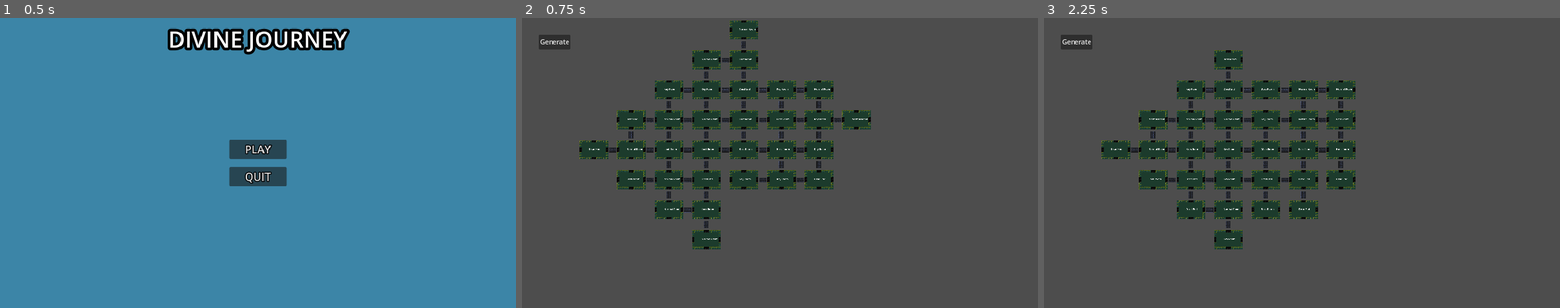
Above: before the commit, frames 1-3 (left to right).
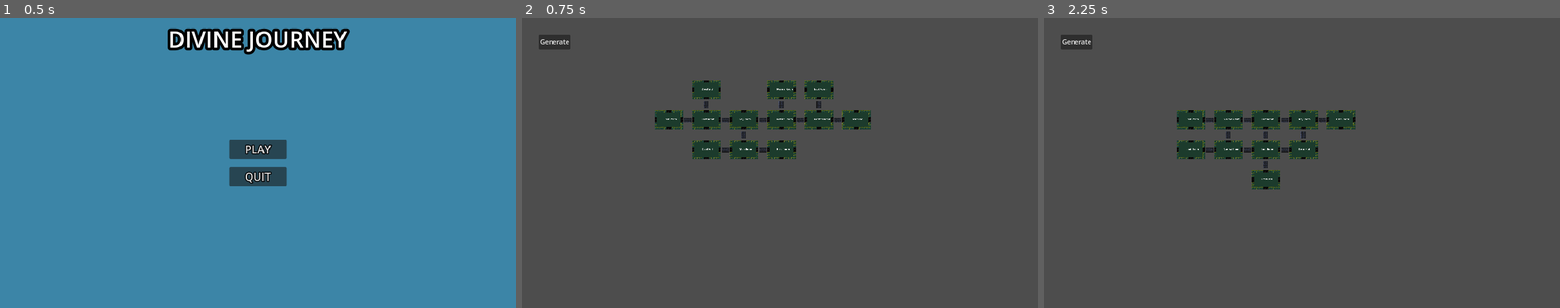
Above: after the commit, the same moments.

Repository: JoanMaceo02/Divine-Journey
Game: Godot game, scene res://Scenes/main_menu.tscn
Two runs of this game, one before a commit and one after it. Both use one fixed random seed, a clock stepped at 60 frames per second and the inputs below.
Inputs:
- Up to frame 1 (0.5 s): no input
- Up to frame 2 (0.75 s): click "PLAY" at 0.5 s
- Up to frame 3 (2.25 s): click "Generate" at 1.25 s; click "PLAY" at 2 s

Frame 1 is identical in both runs. In frame 2, 7.7% of the frame differs, in the area x 11-67%, y 0-80%; in frame 3, 8.0%, in the area x 11-61%, y 11-80%.

Commit message:
Commit mejora de Dungeon Generation
Este commit mejora la generación de la mazmorra cumpliendo con los criterios de aceptación puestos.

Diff:
--- a/Scenes/mainScene.tscn
+++ b/Scenes/mainScene.tscn
@@ -1,7 +1,7 @@
 [gd_scene load_steps=3 format=3 uid="uid://cgqgg6t4ox8pe"]
 
 [ext_resource type="PackedScene" uid="uid://be2yfq5ii3qsm" path="res://Scenes/player.tscn" id="1_dnvml"]
-[ext_resource type="PackedScene" uid="uid://y7p4w15dofc2" path="res://Scenes/dungeon_generation.tscn" id="3_vrhpr"]
+[ext_resource type="PackedScene" uid="uid://dunrh74sgdmov" path="res://Scenes/enemy.tscn" id="2_mrk6r"]
 
 [node name="World" type="Node2D"]
 
@@ -9,4 +9,7 @@
 z_index = 1
 position = Vector2(584, 320)
 
-[node name="Dungeon" parent="." instance=ExtResource("3_vrhpr")]
+[node name="enemy" parent="." instance=ExtResource("2_mrk6r")]
+
+[node name="enemy2" parent="." instance=ExtResource("2_mrk6r")]
+position = Vector2(1160, 0)
--- a/Scenes/test_dungeon_generation.tscn
+++ b/Scenes/test_dungeon_generation.tscn
@@ -1,25 +1,10 @@
 [gd_scene load_steps=3 format=3 uid="uid://boqpg0o721jw6"]
 
 [ext_resource type="PackedScene" uid="uid://y7p4w15dofc2" path="res://Scenes/dungeon_generation.tscn" id="1_btik2"]
-
-[sub_resource type="GDScript" id="GDScript_03e36"]
-script/source = "extends Node2D
-
-@onready var generate_button = $Generate
-
-
-func _ready():
-	generate_button.button_down.connect(_on_generate_pressed)
-
-
-
-func _on_generate_pressed():
-	var menu = load(\"res://Scenes/main_menu.tscn\")
-	get_tree().change_scene_to_packed(menu)
-"
+[ext_resource type="Script" path="res://Scripts/test_dungeon_generation.gd" id="1_g8ekr"]
 
 [node name="Node2D" type="Node2D"]
-script = SubResource("GDScript_03e36")
+script = ExtResource("1_g8ekr")
 
 [node name="Dungeon" parent="." instance=ExtResource("1_btik2")]
 
--- a/Scripts/dungeon_generation.gd
+++ b/Scripts/dungeon_generation.gd
@@ -4,14 +4,18 @@
 @onready var room = preload("res://Scenes/room.tscn")
 @onready var room_connection = preload("res://Scenes/connection.tscn")
 
-var min_number_rooms = 30
-var max_number_rooms = 40
+var min_number_rooms = 10
+var max_number_rooms = 10
+
 # List of the rooms of the dungeon
 @export var dungeon = []
+var isBossRoomPlaced = false
+var isKeyRoomPlaced = false
 
 
 func _ready():
 	generate_dungeon(randi_range(-1000, 1000))
+	load_map()
 
 func generate_dungeon(dungeon_seed):
 	seed(dungeon_seed)
@@ -24,62 +28,37 @@
 
 	for i in dungeon:
 		if dungeon_size > 0:
-			if not i.is_room_checked:
+			if not i.is_room_checked and i.room_type != "Dead End" and i.room_type != "Boss Room":
 				i.is_room_checked = true
 				var directions = select_directions()
 				for x in directions:
 					var new_room = null
 					if x == 1: # Up
 						if i.connected_rooms[Vector2(0,1)] == null and i.room_connections < 3:
-							new_room = create_new_room()
+							new_room = create_new_room(dungeon_size)
 							connect_rooms(i, new_room, x)
 							dungeon.append(new_room)
 							dungeon_size -= 1
 					elif x == 2: # Right
 						if i.connected_rooms[Vector2(1,0)] == null and i.room_connections < 3:
-							new_room = create_new_room()
+							new_room = create_new_room(dungeon_size)
 							connect_rooms(i, new_room, x)
 							dungeon.append(new_room)
 							dungeon_size -= 1
 					elif x == 3: # Down
 						if i.connected_rooms[Vector2(0,-1)] == null and i.room_connections < 3:
-							new_room = create_new_room()
+							new_room = create_new_room(dungeon_size)
 							connect_rooms(i, new_room, x)
 							dungeon.append(new_room)
 							dungeon_size -= 1
 					elif x == 4: # Left
 						if i.connected_rooms[Vector2(-1,0)] == null and i.room_connections < 3:
-							new_room = create_new_room()
+							new_room = create_new_room(dungeon_size)
 							connect_rooms(i, new_room, x)
 							dungeon.append(new_room)
 							dungeon_size -= 1
 
 
-	for i in dungeon:
-		if not i.is_room_placed:
-			i.is_room_placed = true
-			add_child(i)
-		for x in i.connected_rooms.keys():
-			var room_to_place = i.connected_rooms[x]
-			if room_to_place != null:
-				if not room_to_place.is_room_placed:
-					add_child(room_to_place)
-					room_to_place.global_position += x * 250 + i.global_position
-					var new_connection = room_connection.instantiate()
-					add_child(new_connection)
-					new_connection.global_position = x * 200 + i.global_position
-					if x == Vector2(1,0):
-						new_connection.global_position += Vector2(-3,50)
-					elif x == Vector2(-1, 0):
-						new_connection.global_position += Vector2(147,50)
-					elif x == Vector2(0,1):
-						new_connection.rotation_degrees = 90
-						new_connection.global_position += Vector2(110,-60)
-						room_to_place.global_position += Vector2(0, -50)
-					elif x == Vector2(0,-1):
-						new_connection.rotation_degrees = 90
-						new_connection.global_position += Vector2(110,140)
-						room_to_place.global_position += Vector2(0, 50)
 
 func connect_rooms(room1, room2, direction):
 	if direction == 1: # Up
@@ -113,11 +92,71 @@
 
 
 # This function creates a room
-func create_new_room():
+func create_new_room(dungeon_size):
 	var room_types = ["Normal Room", "Loot Room", "Boss Room", "Key Room", "Dead End"]
+	# We checked if there is already a Loot Room or a Boss Room
+	if isBossRoomPlaced:
+		var bossRoomIndex = room_types.find("Boss Room")
+		# Find returns -1 if element not in list
+		if bossRoomIndex != -1:
+			room_types.remove_at(bossRoomIndex)
+
+	if isKeyRoomPlaced:
+		var keyRoomIndex = room_types.find("Key Room")
+		# Find returns -1 if element not in list
+		if keyRoomIndex != -1:
+			room_types.remove_at(keyRoomIndex)
+
 	var new_room = room.instantiate()
 
-	var type_index = randi_range(0, room_types.size() - 1)
-	new_room.room_type = room_types[type_index]
+	# Check to guarantee that there is a Boss Room and a Key Room
+	if dungeon_size == 2 and not isBossRoomPlaced and not isKeyRoomPlaced:
+		room_types = ["Boss Room", "Key Room"]
+		var type_index = randi_range(0, room_types.size() - 1)
+		new_room.room_type = room_types[type_index]
+		room_types.remove_at(type_index)
+	elif dungeon_size == 1 and not isBossRoomPlaced:
+		new_room.room_type = "Boss Room"
+		isBossRoomPlaced = true
+	elif dungeon_size == 1 and not isKeyRoomPlaced:
+		new_room.room_type = "Key Room"
+		isKeyRoomPlaced = true
+	else:
+		var type_index = randi_range(0, room_types.size() - 1)
+		if room_types[type_index] == "Boss Room" and not isBossRoomPlaced:
+			isBossRoomPlaced = true
+
+		if room_types[type_index] == "Key Room" and not isKeyRoomPlaced:
+			isKeyRoomPlaced = true
+		new_room.room_type = room_types[type_index]
 
 	return new_room
+
+
+# Fucntion to show the map
+func load_map():
+	for i in dungeon:
+		if not i.is_room_placed:
+			i.is_room_placed = true
+			add_child(i)
+		for x in i.connected_rooms.keys():
+			var room_to_place = i.connected_rooms[x]
+			if room_to_place != null:
+				if not room_to_place.is_room_placed:
+					add_child(room_to_place)
+					room_to_place.global_position += x * 250 + i.global_position
+					var new_connection = room_connection.instantiate()
+					add_child(new_connection)
+					new_connection.global_position = x * 200 + i.global_position
+					if x == Vector2(1,0):
+						new_connection.global_position += Vector2(-3,50)
+					elif x == Vector2(-1, 0):
+						new_connection.global_position += Vector2(147,50)
+					elif x == Vector2(0,1):
+						new_connection.rotation_degrees = 90
+						new_connection.global_position += Vector2(110,-60)
+						room_to_place.global_position += Vector2(0, -50)
+					elif x == Vector2(0,-1):
+						new_connection.rotation_degrees = 90
+						new_connection.global_position += Vector2(110,140)
+						room_to_place.global_position += Vector2(0, 50)
--- a/Scripts/test_dungeon_generation.gd
+++ b/Scripts/test_dungeon_generation.gd
@@ -1,11 +1,13 @@
 extends Node2D
 
-
-# Called when the node enters the scene tree for the first time.
-func _ready():
-	pass # Replace with function body.
+@onready var generate_button = $Generate
 
 
-# Called every frame. 'delta' is the elapsed time since the previous frame.
-func _process(delta):
-	pass
+func _ready():
+	generate_button.button_down.connect(_on_generate_pressed)
+
+
+
+func _on_generate_pressed():
+	var menu = load("res://Scenes/main_menu.tscn")
+	get_tree().change_scene_to_packed(menu)
--- a/project.godot
+++ b/project.godot
@@ -14,10 +14,6 @@
 run/main_scene="res://Scenes/main_menu.tscn"
 config/features=PackedStringArray("4.1", "Mobile")
 config/icon="res://icon.svg"
-
-[autoload]
-
-DungeonGeneration="*res://Scripts/dungeon_generation.gd"
 
 [display]
 
